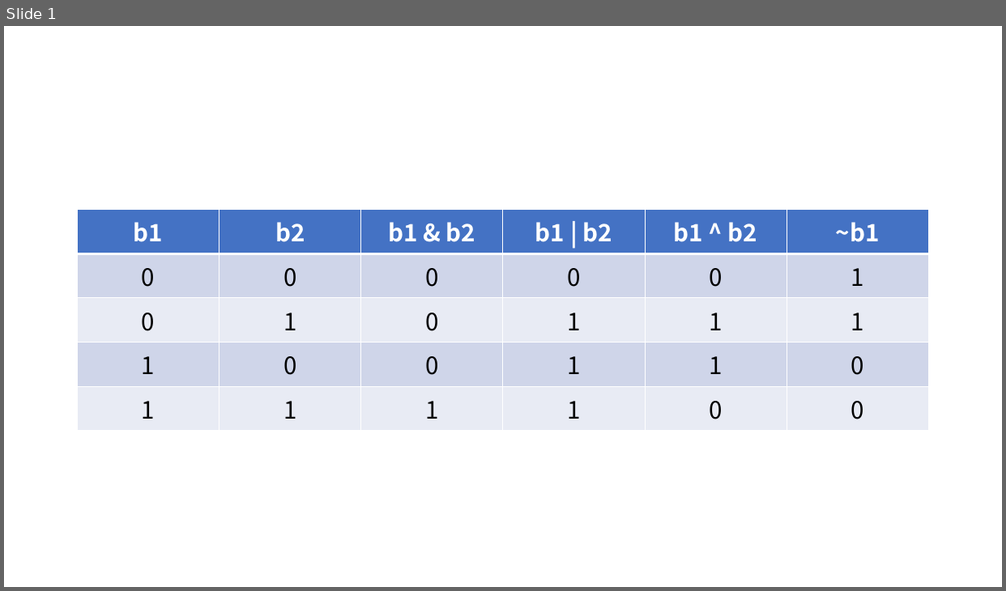
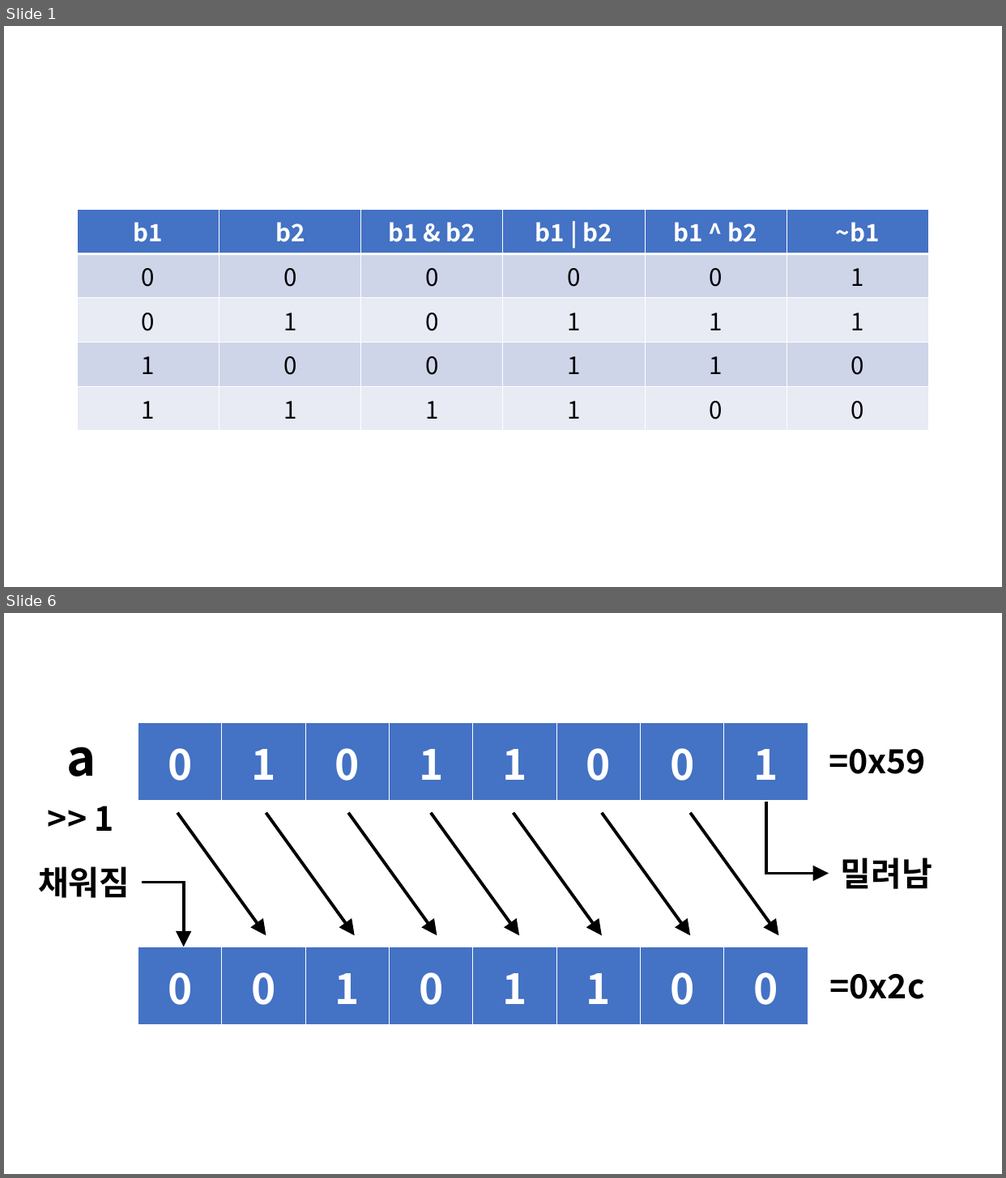
Before and after one commit to YooJaeJun/YooJaeJun.github.io, a slide deck: assets/2022-7-16-비트연산/프레젠테이션1.pptx. Shown one above the other, each under a label of ours: slide 1 before the commit, slides 1 and 6 after it; the slides between them are not shown. The pictures are 1006x591 and 1006x1178 pixels, drawn with LibreOffice and Linux fonts; fonts in the diff are those of the drawing. Boxes give left, top, right and bottom in pixels: in the first picture for what was removed or moved away, otherwise in the second. Text is boxed around its words. In the diff, an @@ line names an element or a change of style, - is before the commit and + after.

```diff
--- a/assets/2022-7-16-비트연산/프레젠테이션1.pptx
+++ b/assets/2022-7-16-비트연산/프레젠테이션1.pptx
@@ slide 6 added at (x1=4, y1=613, x2=1002, y2=1174), background #FFFFFF @@
@@ table added at (x1=138, y1=723, x2=809, y2=802), 1 rows, 8 columns @@
+0 | 1 | 0 | 1 | 1 | 0 | 0 | 1
@@ text added at (x1=67, y1=747, x2=96, y2=777), 48 pt, text #000000, bold @@
+a
@@ text added at (x1=829, y1=749, x2=926, y2=774), 32 pt, text #000000, bold @@
+=0x59
@@ text added at (x1=95, y1=806, x2=114, y2=831), 32 pt, text #000000, bold @@
+>> 1
@@ elbow arrow added from (767, 802) to (829, 874), #000000 3 pt @@
@@ arrow added from (177, 813) to (266, 935), #000000 3 pt @@
@@ arrow added from (266, 813) to (355, 935), #000000 3 pt @@
@@ arrow added from (348, 813) to (437, 935), #000000 3 pt @@
@@ arrow added from (431, 813) to (519, 935), #000000 3 pt @@
@@ arrow added from (513, 813) to (602, 935), #000000 3 pt @@
@@ arrow added from (602, 813) to (691, 935), #000000 3 pt @@
@@ arrow added from (691, 813) to (779, 935), #000000 3 pt @@
@@ text added at (x1=38, y1=867, x2=130, y2=898), 32 pt, text #000000, bold @@
+채워짐
@@ text added at (x1=841, y1=858, x2=932, y2=889), 32 pt, text #000000, bold @@
+밀려남
@@ elbow arrow added from (142, 883) to (184, 947), #000000 3 pt @@
@@ table added at (x1=138, y1=948, x2=809, y2=1026), 1 rows, 8 columns @@
+0 | 0 | 1 | 0 | 1 | 1 | 0 | 0
@@ text added at (x1=829, y1=974, x2=924, y2=999), 32 pt, text #000000, bold @@
+=0x2c
```
Also in this commit, not shown: 5 other slides added, 7 other files.
